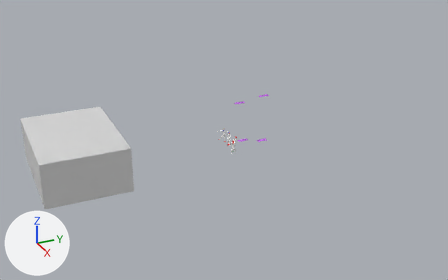
A saved change to the glTF model Clownworld/assets/Clownsassemblage.glb.
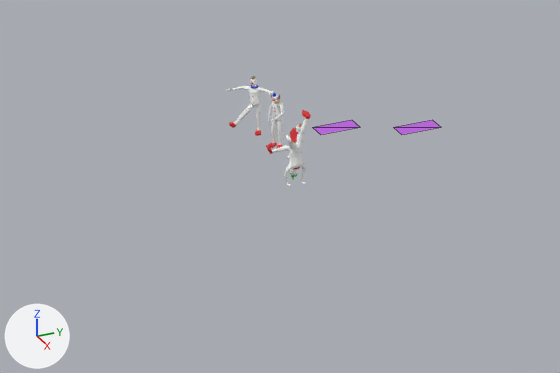
The first picture shows the older version from a 50 mm lens placed at (190.8, -88.1, 97.5), pointed at (-1.8, -1.4, 1.1). The close-ups show both versions on the part from 37% to 66% of the width and 39% to 71% of the height of that picture; other places that the commit changed are outside them. The axes (+X, +Y, +Z) are drawn at lower left. The lights are the same throughout. The close-ups show mesh edges as thin lines. Where no turn or scale is listed for an object, it has been applied to the vertices.

The scene before the commit, as lines of its bpy script (objects in view):
```python
me_plane_001 = bpy.data.meshes.new('Plane.001')
me_plane_001.from_pydata([(-1.0, -1.0, 0.0), (1.0, -1.0, 0.0), (-1.0, 1.0, 0.0), (1.0, 1.0, 0.0)], [], [(0, 1, 3), (0, 3, 2)])
me_plane_001.materials.append(mat_purple_009)  # purple #c15fe7
me_plane_002 = bpy.data.meshes.new('Plane.002')
me_plane_002.from_pydata([(-1.0, -1.0, 0.0), (1.0, -1.0, 0.0), (-1.0, 1.0, 0.0), (1.0, 1.0, 0.0)], [], [(0, 1, 3), (0, 3, 2)])
me_plane_002.materials.append(mat_purple_001)  # purple #c15fe7
me_sphere_027 = bpy.data.meshes.new('Sphere.027')
me_sphere_027.from_pydata(...)  # 590 vertices, 1176 faces; spans x -0.64..2.23, y -1.37..1.27, z -0.89..5.41
# faces by material slot: [1072, 104]
me_sphere_027.materials.append(mat_clown_skin_002)  # white #fafcfb
me_sphere_027.materials.append(mat_red_006)  # red #e72f30
ob_plane_001 = bpy.data.objects.new('Plane.001', me_plane_001)
ob_plane_001.location = (-0.91, 6.09, 0.07)
ob_plane_001.scale = (0.842, 1.94, 1.0)
ob_plane_002 = bpy.data.objects.new('Plane.002', me_plane_002)
ob_plane_002.location = (2.04, 12.59, 0.07)
ob_plane_002.scale = (0.842, 1.94, 1.0)
ob_sphere_026 = bpy.data.objects.new('Sphere.026', me_sphere_027)
ob_sphere_026.location = (7.57, -1.87, 0.88)
# also in view: 'Sphere.011' at (-2.8, -1.4, 2.5); 'Sphere.001' at (0.6, -0.6, 2.5)
```
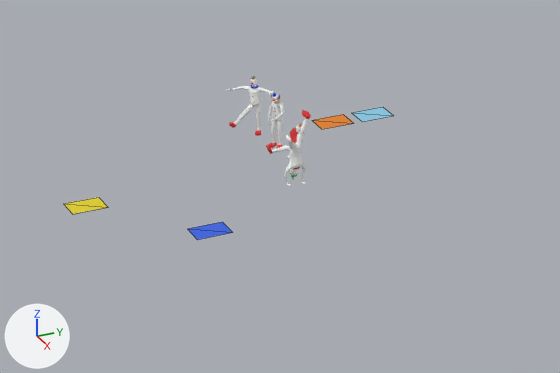
The change, as a diff of the scene's bpy script:
```diff
--- a/Clownworld/assets/Clownsassemblage.glb.py
+++ b/Clownworld/assets/Clownsassemblage.glb.py
@@ mat_teal @@
+mat_teal = principled_material('teal')
+mat_teal.base_color = (0.258, 0.601, 0.8)  # cyan #8bcce7
@@ mat_light_blue @@
+mat_light_blue = principled_material('light blue')
+mat_light_blue.base_color = (0.0354, 0.125, 0.8)  # blue #3563e7
@@ me_plane_001 @@
 me_plane_001.from_pydata(...)  # 4 vertices, 2 faces; spans x -1.0..1.0, y -1.0..1.0, z 0.0
-me_plane_001.materials.append(mat_purple_009)  # purple #c15fe7
+me_plane_001.materials.append(mat_orange)  # orange #e7821e
@@ me_plane_002 @@
 me_plane_002.from_pydata(...)  # 4 vertices, 2 faces; spans x -1.0..1.0, y -1.0..1.0, z 0.0
-me_plane_002.materials.append(mat_purple_001)  # purple #c15fe7
+me_plane_002.materials.append(mat_teal)  # cyan #8bcce7
@@ me_plane_010 @@
+me_plane_010.from_pydata([(-1.06, -1.57, 0.0), (1.06, -1.57, 0.0), (-1.06, 1.57, 0.0), (1.06, 1.57, 0.0)], [], [(0, 1, 3), (0, 3, 2)])
+me_plane_010.materials.append(mat_yellow)  # yellow #e7d21c
@@ me_plane_009 @@
+me_plane_009.from_pydata([(-1.06, -1.57, 0.0), (1.06, -1.57, 0.0), (-1.06, 1.57, 0.0), (1.06, 1.57, 0.0)], [], [(0, 1, 3), (0, 3, 2)])
+me_plane_009.materials.append(mat_light_blue)  # blue #3563e7
@@ ob_plane_001 @@
 ob_plane_001 = bpy.data.objects.new('Plane.001', me_plane_001)
-ob_plane_001.location = (-0.91, 6.09, 0.07)
-ob_plane_001.scale = (0.842, 1.94, 1.0)
+ob_plane_001.location = (-2.07, 6.3, 0.07)
+ob_plane_001.scale = (1.06, 1.57, 1.0)
@@ ob_plane_002 @@
 ob_plane_002 = bpy.data.objects.new('Plane.002', me_plane_002)
-ob_plane_002.location = (2.04, 12.59, 0.07)
-ob_plane_002.scale = (0.842, 1.94, 1.0)
+ob_plane_002.location = (-2.07, 10.23, 0.07)
+ob_plane_002.scale = (1.06, 1.57, 1.0)
@@ ob_plane_008 @@
+ob_plane_008 = bpy.data.objects.new('Plane.008', me_plane_010)
+ob_plane_008.location = (4.68, -19.66, 0.07)
@@ ob_plane_007 @@
+ob_plane_007 = bpy.data.objects.new('Plane.007', me_plane_009)
+ob_plane_007.location = (13.13, -12.12, 0.07)
```

Pixel boxes (x1, y1, x2, y2) of what changed, in the close-ups (560 x 373 px):
'Plane.002', recoloured, moved, rescaled (12% narrower): before (393, 120, 440, 135); after (352, 107, 393, 122)
'Plane.001', recoloured, moved, rescaled (14% narrower): before (312, 120, 360, 135); after (312, 114, 353, 129)
'Plane.007', added (blue): after (188, 222, 233, 240)
'Plane.008', added (yellow): after (64, 197, 107, 214)
